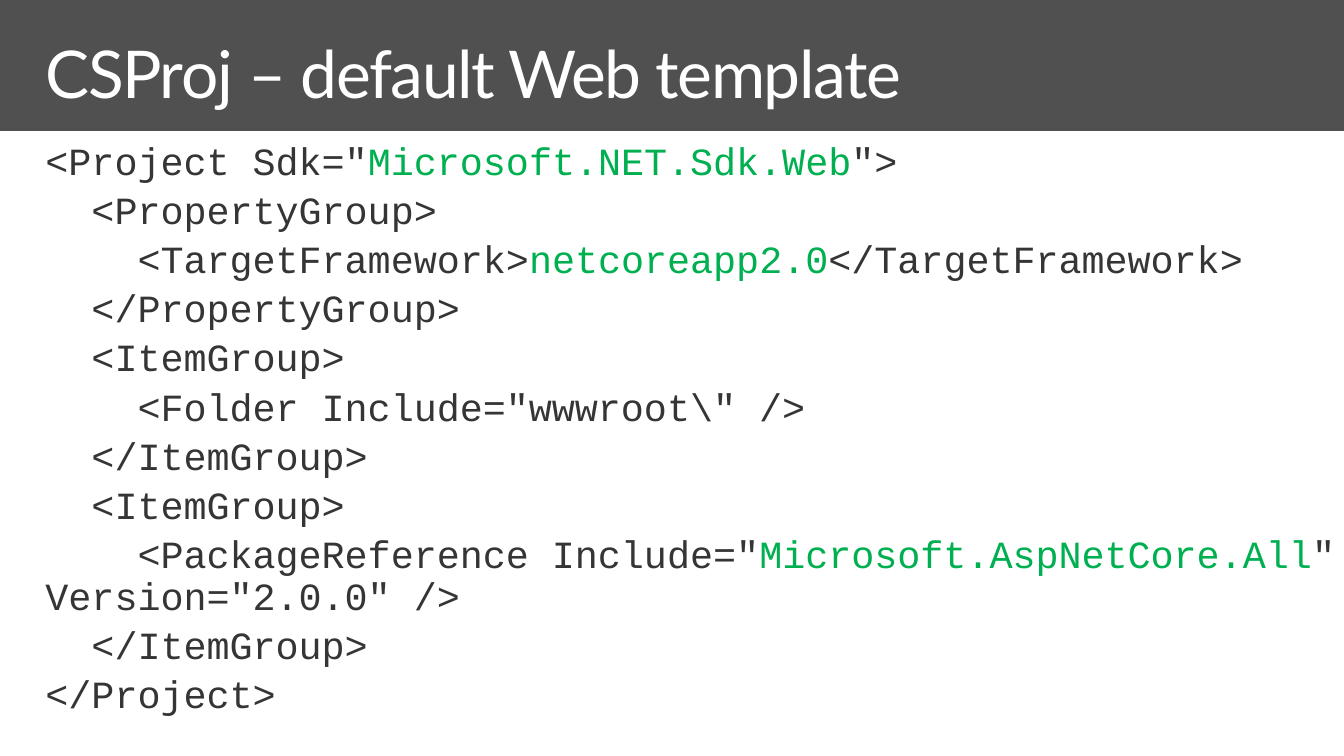
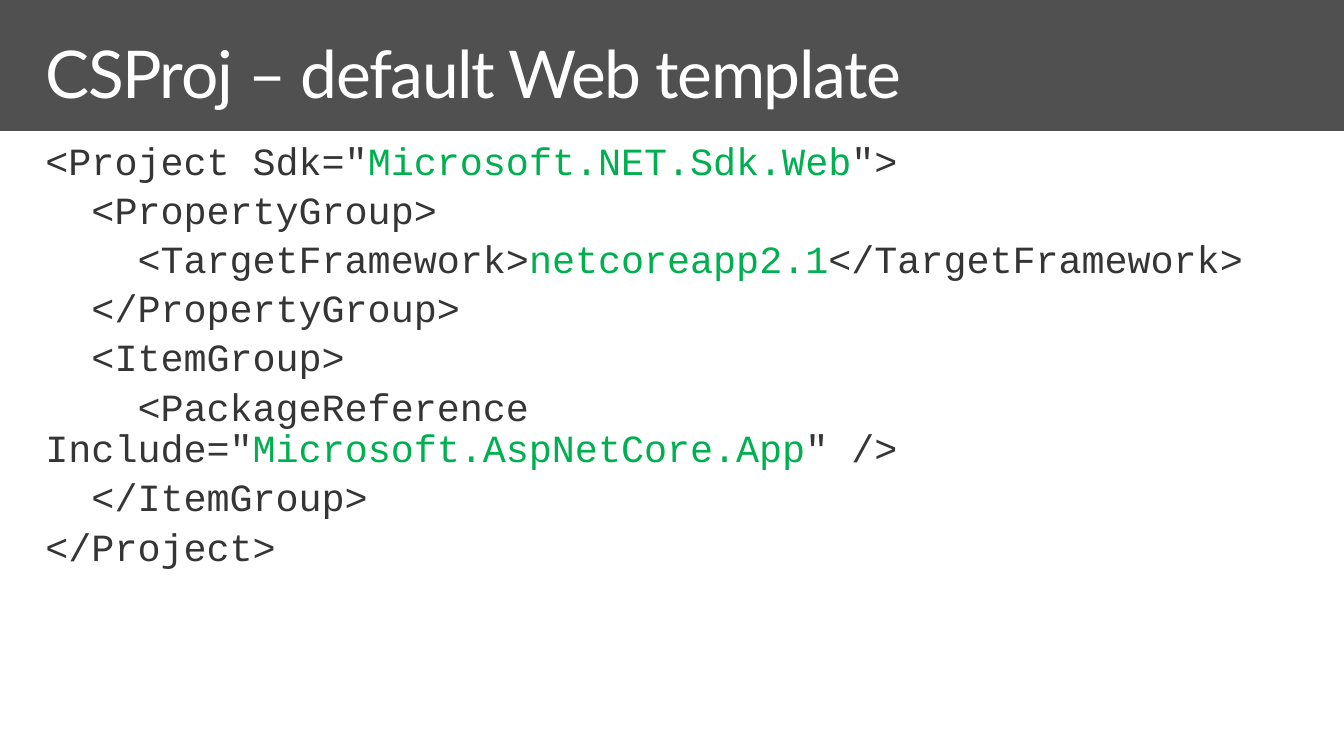
Before and after one commit to spboyer/angular-aspnetcore-workshop, a slide deck: slide 24 of docs/1-Overview-Setup-and-Getting-Started/netcore-workshop-overview-tools.pptx. Drawn at 1344x756 pixels with LibreOffice and Linux fonts; fonts in the diff are those of the drawing; background and template pictures are left out. Boxes give left, top, right and bottom in pixels: in the first picture for what was removed or moved away, otherwise in the second. Text is boxed around its words. In the diff, an @@ line names an element or a change of style, - is before the commit and + after.

```diff
--- a/docs/1-Overview-Setup-and-Getting-Started/netcore-workshop-overview-tools.pptx
+++ b/docs/1-Overview-Setup-and-Getting-Started/netcore-workshop-overview-tools.pptx
@@ text at [138,246,1243,281]: text changed @@
-<TargetFramework>netcoreapp2.0</TargetFramework>
+<TargetFramework>netcoreapp2.1</TargetFramework>
@@ text at [45,393,828,470]: text changed @@
-<Folder Include="wwwroot\" />
-</ItemGroup>
-<ItemGroup>
-<PackageReference Include="Microsoft.AspNetCore.All" Version="2.0.0" />
+<PackageReference Include="Microsoft.AspNetCore.App" />
```
Also in this commit, not shown: 1 other slide changed, 1 other file.
